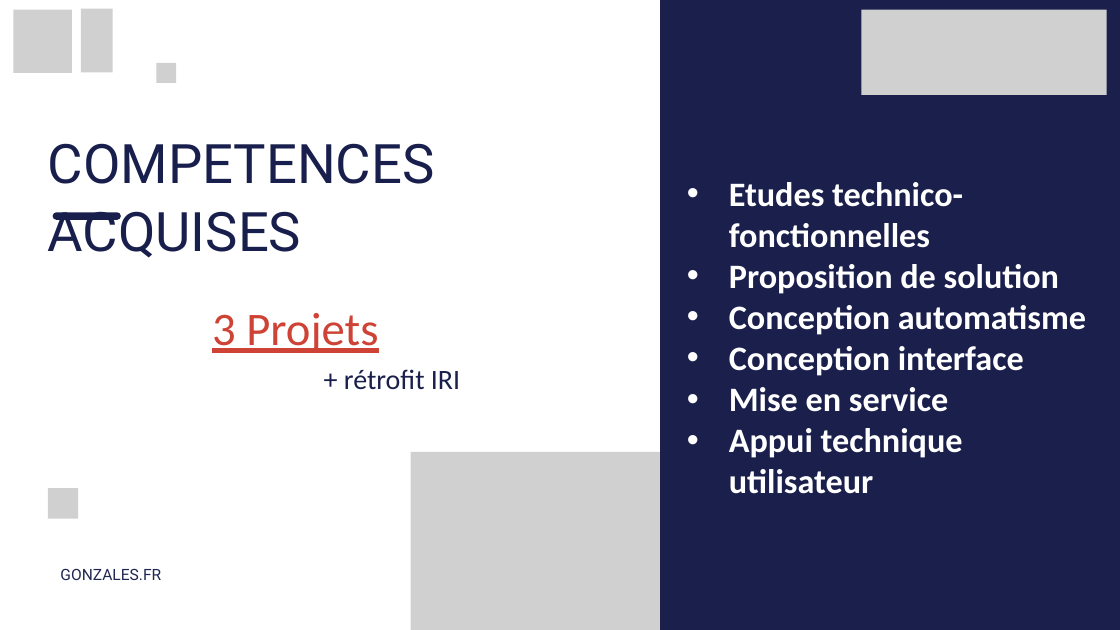
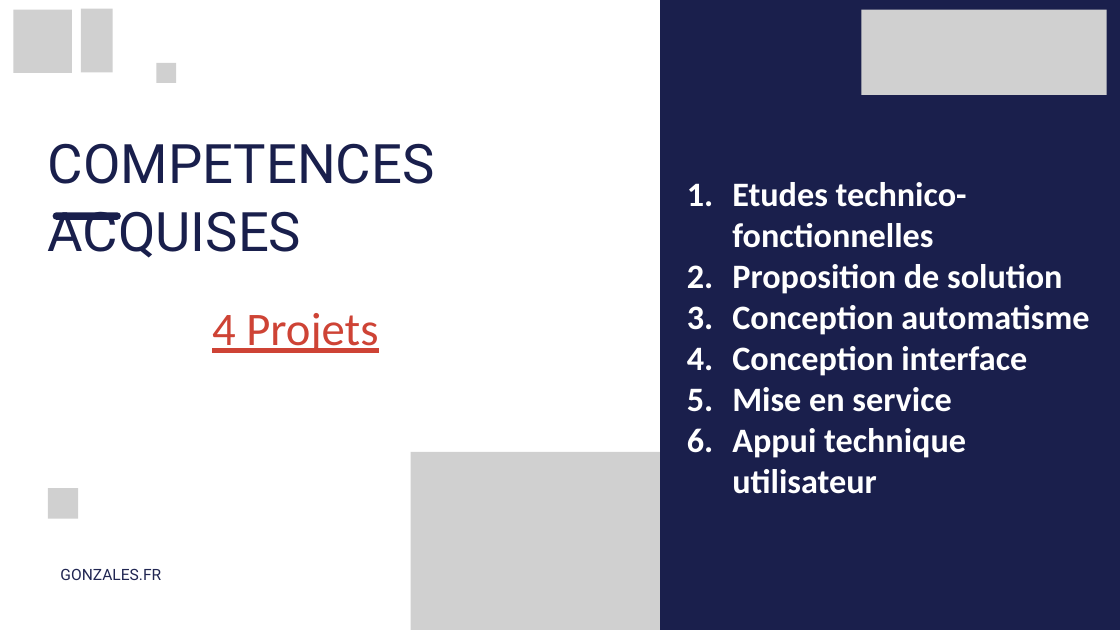
Before and after one commit to Juju-sail/IRI, a slide deck: slide 6 of _Docs/Presentation_CQP.pptx. Drawn at 1120x630 pixels with LibreOffice and Linux fonts; fonts in the diff are those of the drawing; grey boxes stand for pictures. Boxes give left, top, right and bottom in pixels: in the first picture for what was removed or moved away, otherwise in the second. Text is boxed around its words. In the diff, an @@ line names an element or a change of style, - is before the commit and + after.

```diff
--- a/_Docs/Presentation_CQP.pptx
+++ b/_Docs/Presentation_CQP.pptx
@@ text "Etudes technico-fonctionnelles" at box(732, 182, 1089, 494): bullet • to 1. @@
@@ text at box(212, 313, 378, 353): text changed @@
-3 Projets
+4 Projets
@@ text removed at box(344, 369, 460, 389) @@
-+ rétrofit IRI
```
Also in this commit, not shown: 7 other slides changed, 6 slides added, 3 other files.
